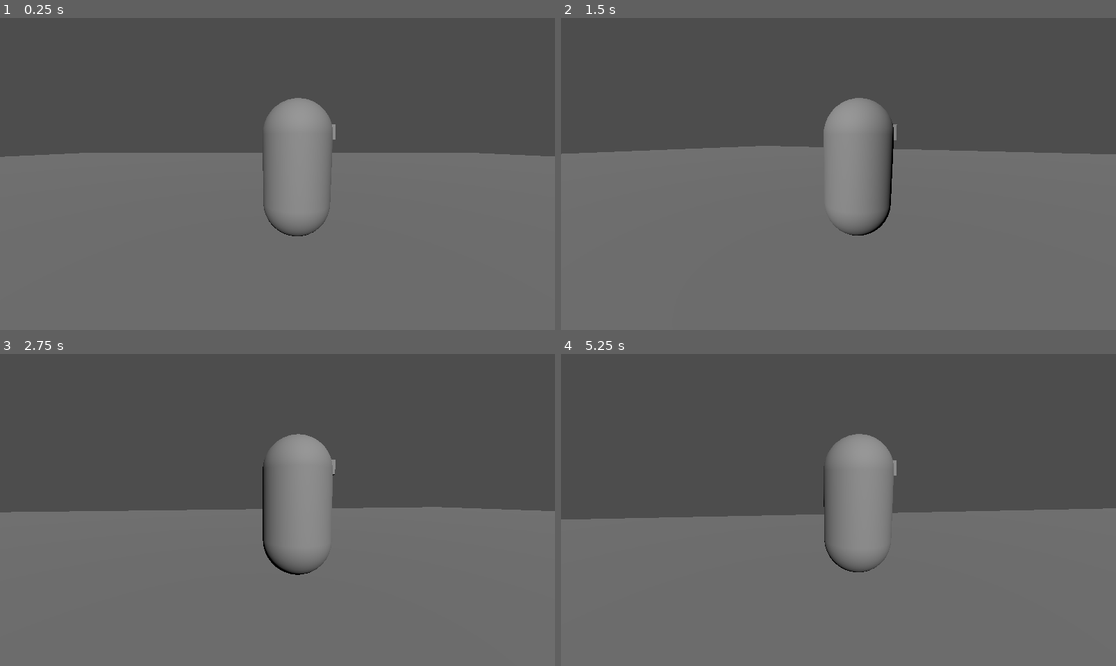
Above: before the commit, frames 1-4 (two rows, left to right).
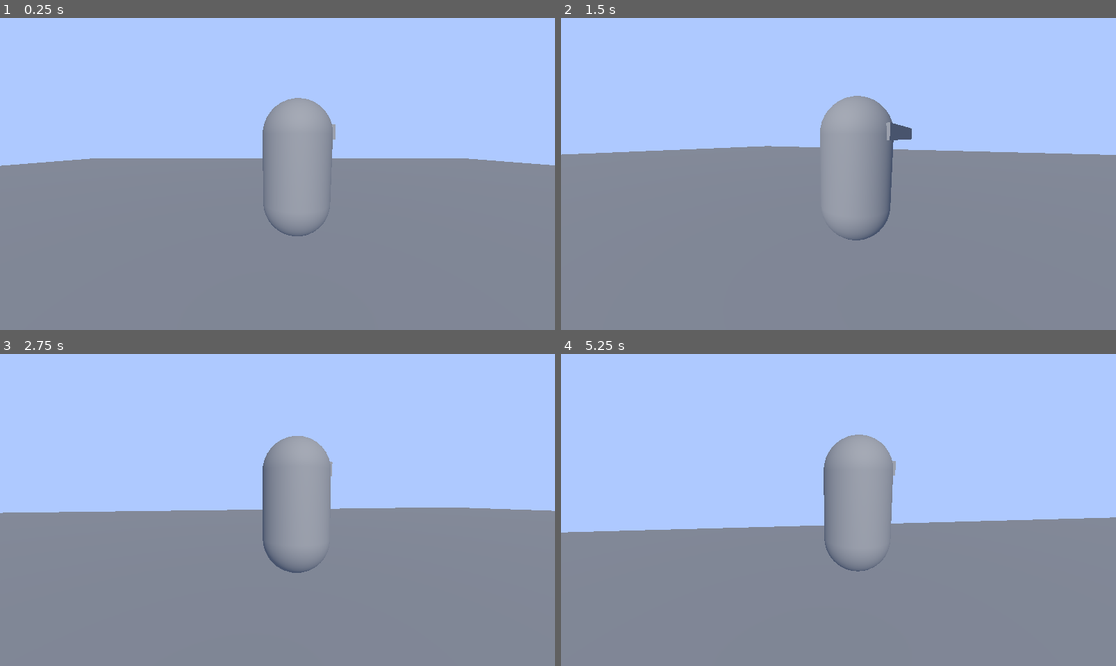
Above: after the commit, the same moments.

Repository: jackrosa183/project_hotel
Game: Godot game, scene res://root_scene.tscn
Two runs of this game, one before a commit and one after it. Both use one fixed random seed, a clock stepped at 60 frames per second and the inputs below.
Inputs (mouse positions are in pixels of both pictures, inside the frame that each line leads up to):
- Up to frame 1 (0.25 s): no input
- Up to frame 2 (1.5 s): tap Enter (ui_accept) at 0.5, 0.77 s; move the mouse to (866, 174) at 0.52 s; hold W (forward) from 0.53 s (still down); move the mouse to (810, 174) at 1.27 s
- Up to frame 3 (2.75 s): keep holding W (forward); tap Enter (ui_accept) at 1.52 s; move the mouse to (288, 503) at 2.02 s
- Up to frame 4 (5.25 s): keep holding W (forward); move the mouse to (832, 516) at 2.77 s; tap Enter (ui_accept) at 3.02, 3.77, 4.52 s; move the mouse to (877, 513) at 3.52 s; move the mouse to (794, 506) at 4.27 s; move the mouse to (844, 510) at 5.02 s

The runs differ from the first frame. In frame 1, 100% of the frame differs, in the area x 0-100%, y 0-100%; in frame 2, 100%; in frame 3, 100%; in frame 4, 100%.

Commit message:
feat: free orbit camera

Diff:
--- a/player_controller.gd
+++ b/Player/player_controller.gd
@@ -1,9 +1,11 @@
 extends CharacterBody3D
-
 
 const SPEED = 5.0
 const JUMP_VELOCITY = 4.5
-@onready var cam_pivot: Node3D = $CameraOrigin
+@onready var cam_yaw: Node3D = $CamRoot/CamYaw
+@onready var cam_pitch: Node3D = $CamRoot/CamYaw/CamPitch
+
+
 @export var look_sensitivity = 1.0
 
 func _ready():
@@ -11,16 +13,9 @@
 
 func _input(event):
 	if event is InputEventMouseMotion:
-		rotate_y(deg_to_rad(-event.relative.x * look_sensitivity))
-		cam_pivot.rotate_x(deg_to_rad(-event.relative.y * look_sensitivity))
-		cam_pivot.rotation.x = clamp(cam_pivot.rotation.x, deg_to_rad(-90), deg_to_rad(45))
-
-			#cam_pivot.rotation_degrees.z = 0
-		print(cam_pivot.rotation_degrees)
-		#else:
-			##TODO LERP CAMERA BACK BEHIND PLAYER?
-			#rotate_y(deg_to_rad(-event.relative.x * look_sensitivity))
-			#cam_pivot.rotate_x(deg_to_rad(-event.relative.y * look_sensitivity))
+		cam_yaw.rotate_y(deg_to_rad(-event.relative.x * look_sensitivity))
+		cam_pitch.rotate_x(deg_to_rad(-event.relative.y * look_sensitivity))
+		cam_pitch.rotation.x = clamp(cam_pitch.rotation.x, deg_to_rad(-90), deg_to_rad(45))
 
 
 func _physics_process(delta: float) -> void:
--- a/directional_light_3d.gd
+++ /dev/null
@@ -1,11 +0,0 @@
-extends DirectionalLight3D
-
-
-# Called when the node enters the scene tree for the first time.
-func _ready() -> void:
-	pass # Replace with function body.
-
-
-# Called every frame. 'delta' is the elapsed time since the previous frame.
-func _process(delta: float) -> void:
-	pass
--- /dev/null
+++ b/main_environment.tres
@@ -0,0 +1,8 @@
+[gd_resource type="Environment" format=3 uid="uid://dgl1w0e41dioy"]
+
+[resource]
+background_mode = 1
+background_color = Color(0.68396, 0.789042, 1, 1)
+ambient_light_source = 2
+ambient_light_color = Color(0.682353, 0.788235, 1, 1)
+ambient_light_energy = 0.6
--- a/root_scene.tscn
+++ b/root_scene.tscn
@@ -1,6 +1,7 @@
-[gd_scene load_steps=7 format=3 uid="uid://c8urp15rq08qx"]
+[gd_scene load_steps=9 format=3 uid="uid://c8urp15rq08qx"]
 
-[ext_resource type="Script" path="res://player_controller.gd" id="1_e2uro"]
+[ext_resource type="Script" path="res://Player/player_controller.gd" id="1_e2uro"]
+[ext_resource type="Environment" uid="uid://dgl1w0e41dioy" path="res://main_environment.tres" id="2_ov25v"]
 
 [sub_resource type="CapsuleMesh" id="CapsuleMesh_sq3vr"]
 
@@ -9,10 +10,12 @@
 [sub_resource type="CapsuleShape3D" id="CapsuleShape3D_wc2k1"]
 radius = 0.596842
 
-[sub_resource type="BoxShape3D" id="BoxShape3D_gdje3"]
-size = Vector3(60, 2, 60)
+[sub_resource type="CameraAttributesPractical" id="CameraAttributesPractical_hdjmq"]
 
-[sub_resource type="BoxMesh" id="BoxMesh_nag3i"]
+[sub_resource type="PlaneMesh" id="PlaneMesh_t0lme"]
+
+[sub_resource type="ConcavePolygonShape3D" id="ConcavePolygonShape3D_yie2l"]
+data = PackedVector3Array(1, 0, 1, -1, 0, 1, 1, 0, -1, -1, 0, 1, -1, 0, -1, 1, 0, -1)
 
 [node name="RootScene" type="Node3D"]
 
@@ -35,21 +38,29 @@
 [node name="CollisionShape3D" type="CollisionShape3D" parent="Player"]
 shape = SubResource("CapsuleShape3D_wc2k1")
 
-[node name="CameraOrigin" type="Node3D" parent="Player"]
+[node name="CamRoot" type="Node3D" parent="Player"]
+
+[node name="CamYaw" type="Node3D" parent="Player/CamRoot"]
 transform = Transform3D(1, 0, 0, 0, 1, 0, 0, 0, 1, -0.277238, 0.371405, 0)
 
-[node name="SpringArm3D" type="SpringArm3D" parent="Player/CameraOrigin"]
+[node name="CamPitch" type="Node3D" parent="Player/CamRoot/CamYaw"]
+
+[node name="SpringArm3D" type="SpringArm3D" parent="Player/CamRoot/CamYaw/CamPitch"]
 spring_length = 3.0
 margin = 0.0
 
-[node name="Camera3D" type="Camera3D" parent="Player/CameraOrigin/SpringArm3D"]
+[node name="Camera3D" type="Camera3D" parent="Player/CamRoot/CamYaw/CamPitch/SpringArm3D"]
 transform = Transform3D(1, 0, 0, 0, 0.989216, 0.146463, 0, -0.146463, 0.989216, 0.598917, 1.46111, 2.48798)
 
-[node name="Ground" type="StaticBody3D" parent="."]
+[node name="WorldEnvironment" type="WorldEnvironment" parent="."]
+environment = ExtResource("2_ov25v")
+camera_attributes = SubResource("CameraAttributesPractical_hdjmq")
 
-[node name="CollisionShape3D" type="CollisionShape3D" parent="Ground"]
-shape = SubResource("BoxShape3D_gdje3")
+[node name="MeshInstance3D" type="MeshInstance3D" parent="."]
+transform = Transform3D(30, 0, 0, 0, 30, 0, 0, 0, 30, 0, 0, 0)
+mesh = SubResource("PlaneMesh_t0lme")
 
-[node name="FloorMesh" type="MeshInstance3D" parent="Ground"]
-transform = Transform3D(60, 0, 0, 0, 2, 0, 0, 0, 60, 0, 0, 0)
-mesh = SubResource("BoxMesh_nag3i")
+[node name="StaticBody3D" type="StaticBody3D" parent="MeshInstance3D"]
+
+[node name="CollisionShape3D" type="CollisionShape3D" parent="MeshInstance3D/StaticBody3D"]
+shape = SubResource("ConcavePolygonShape3D_yie2l")
Not shown, added: blender/deer.blend.import
Not shown, added: blender/human.blend.import
Not shown, changed: .DS_Store
